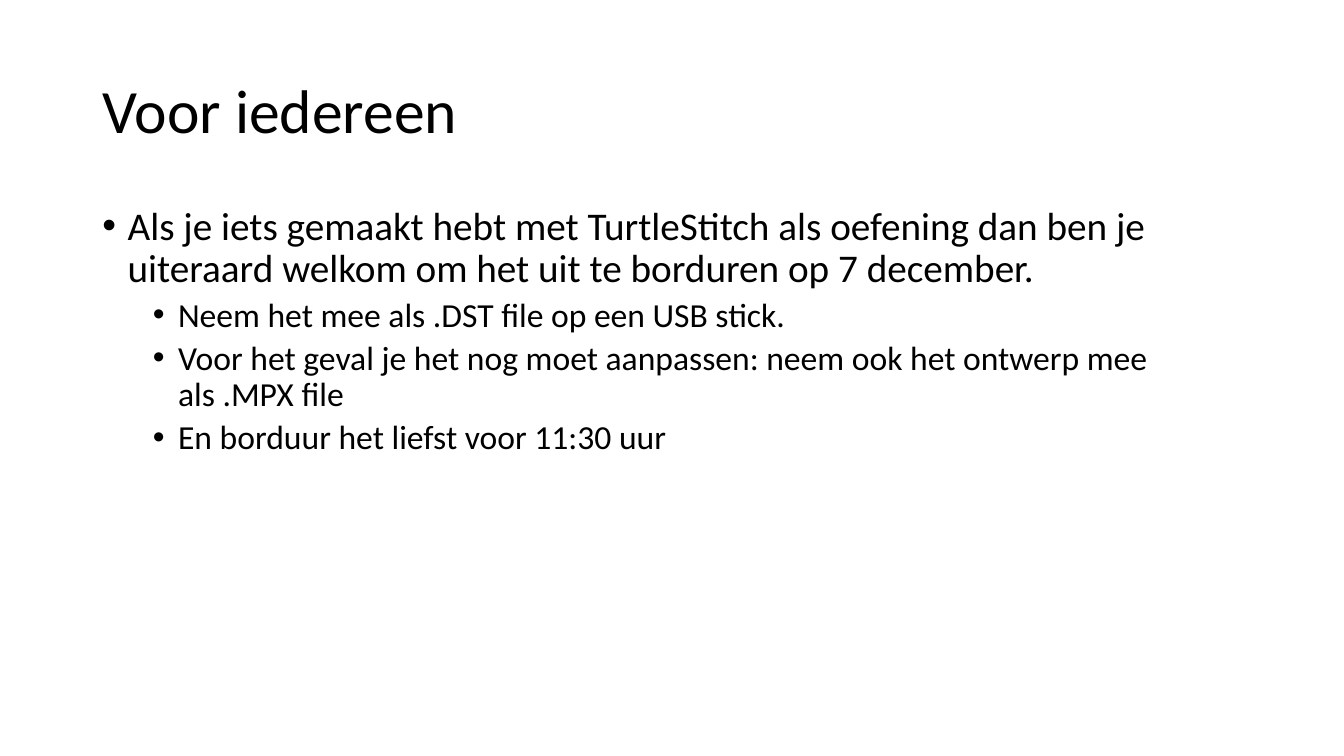
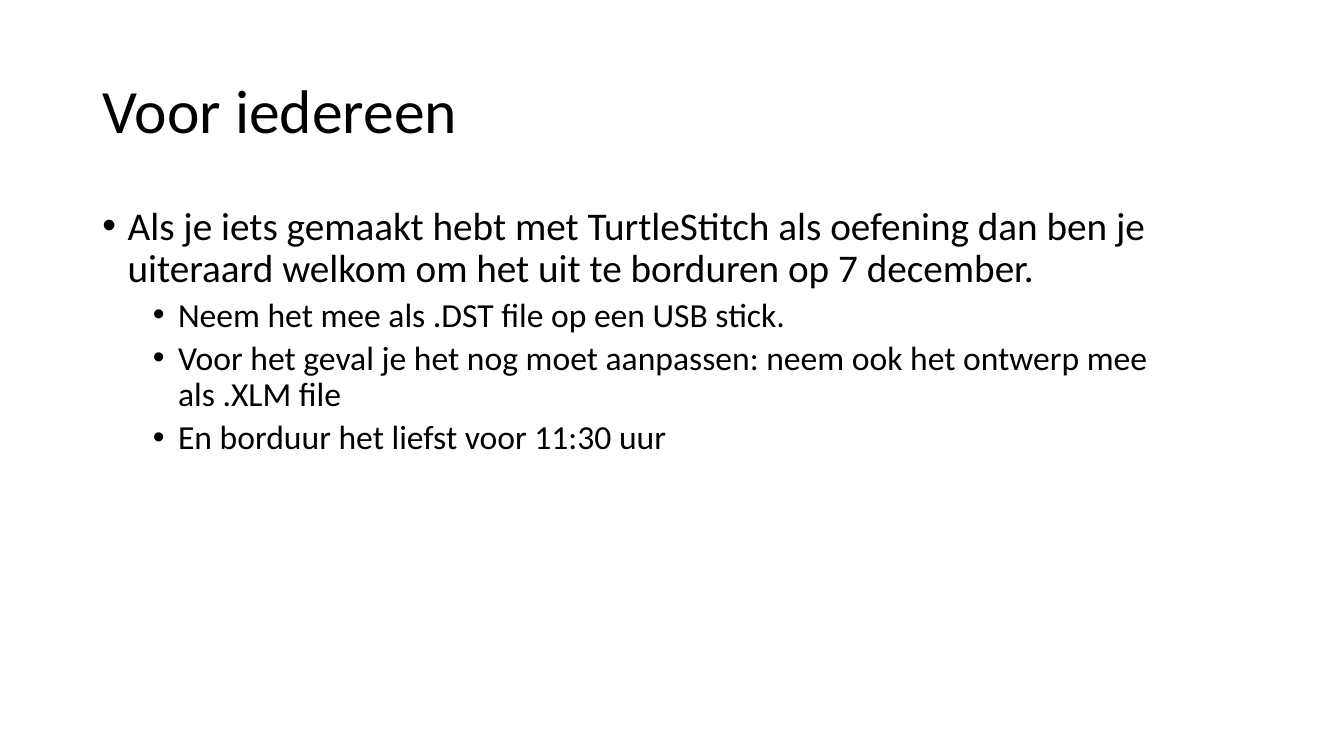
Before and after one commit to hansdejongehv/Weekendschool-Borduren-Embroidery, a slide deck: slide 12 of Extra/Intro les Borduren voor begeleiders v0.1.pptx. Drawn at 1344x756 pixels with LibreOffice and Linux fonts; fonts in the diff are those of the drawing. Boxes give left, top, right and bottom in pixels: in the first picture for what was removed or moved away, otherwise in the second. Text is boxed around its words. In the diff, an @@ line names an element or a change of style, - is before the commit and + after.

```diff
--- a/Extra/Intro les Borduren voor begeleiders v0.1.pptx
+++ b/Extra/Intro les Borduren voor begeleiders v0.1.pptx
@@ text at (178,346,1147,407): text changed @@
-  • Voor het geval je het nog moet aanpassen: neem ook het ontwerp mee als .MPX file
+  • Voor het geval je het nog moet aanpassen: neem ook het ontwerp mee als .XLM file
```
Also in this commit, not shown: 4 other files.
